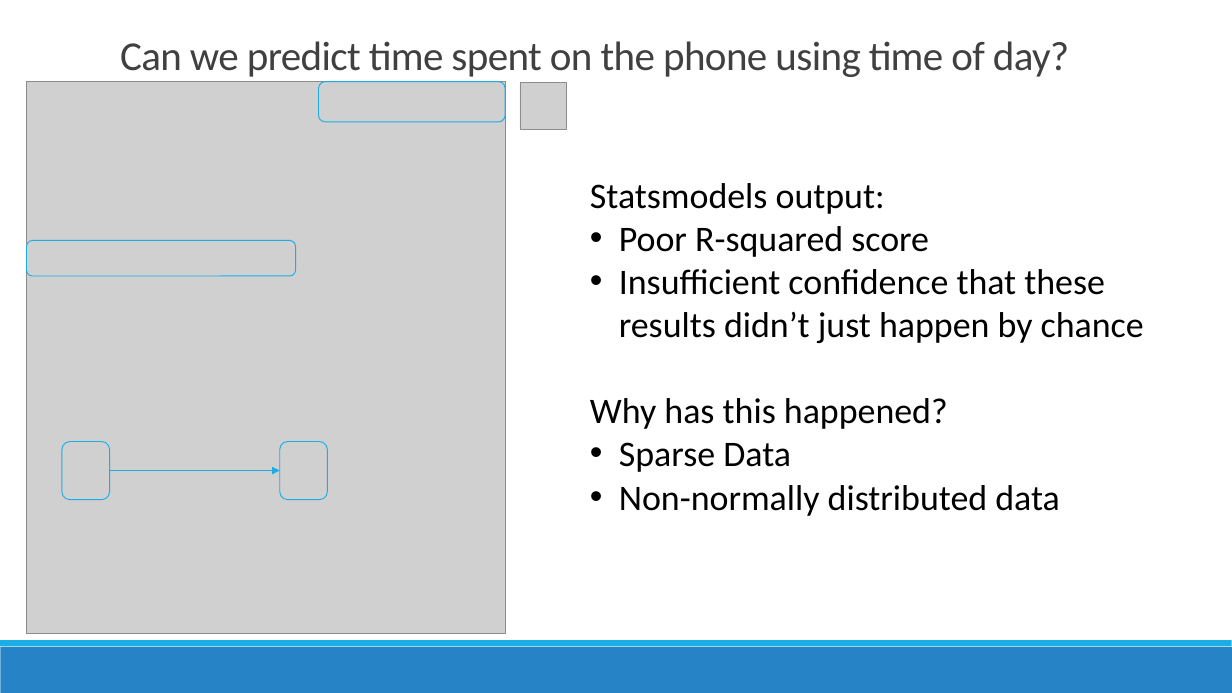
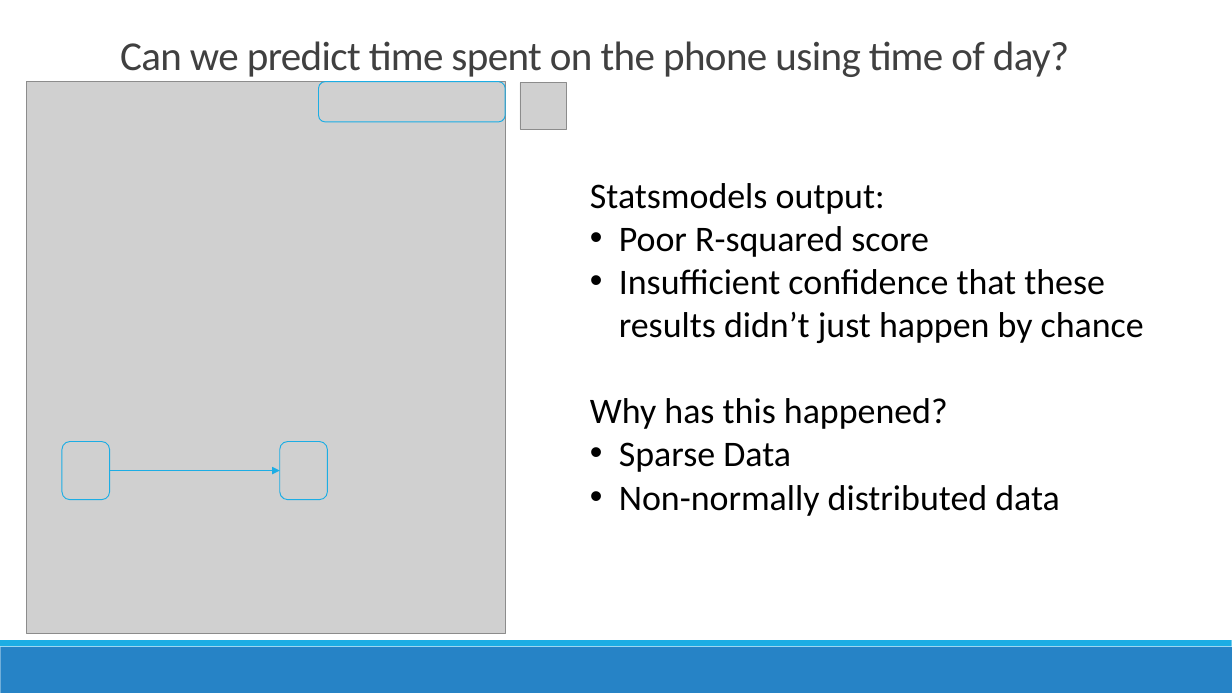
Before and after one commit to conditg/predicting-disruption, a slide deck: slide 4 of Capstone.pptx (slide 3 before the commit). Drawn at 1232x693 pixels with LibreOffice and Linux fonts; fonts in the diff are those of the drawing; grey boxes stand for pictures. Boxes give left, top, right and bottom in pixels: in the first picture for what was removed or moved away, otherwise in the second. Text is boxed around its words. In the diff, an @@ line names an element or a change of style, - is before the commit and + after.

```diff
--- a/Capstone.pptx
+++ b/Capstone.pptx
@@ rounded rectangle removed at [27,240,296,275] @@
```
Also in this commit, not shown: 2 other slides changed, 10 slides added, 2 other files.
